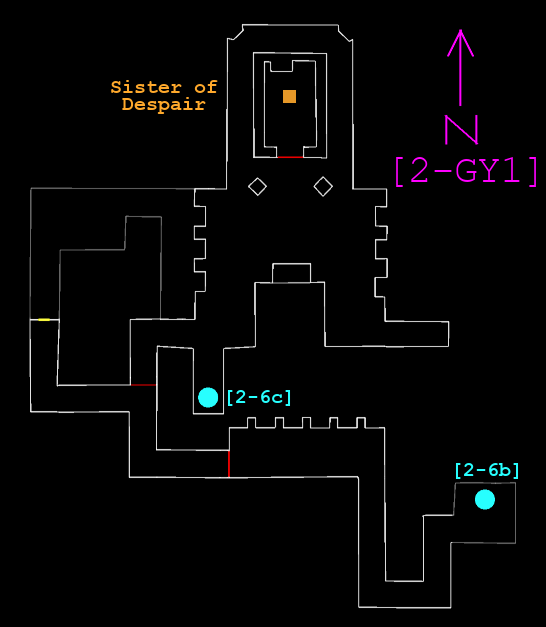
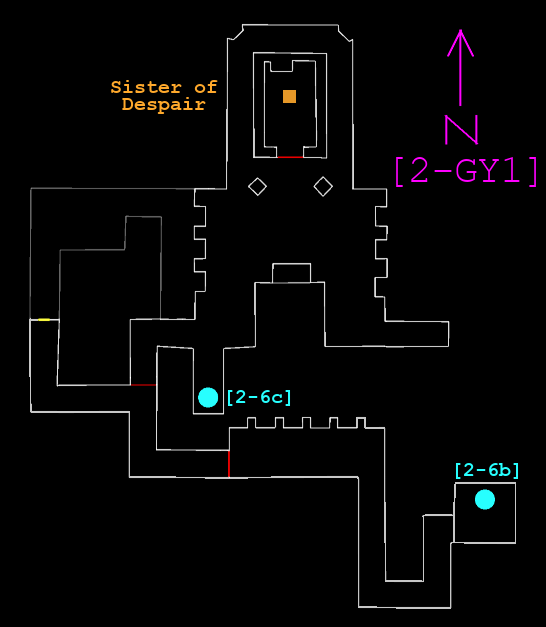
Two versions of the same layered image (546px x 627px). Layer-by-layer changes:
painted on "Pasted Layer" over bbox(29, 318, 516, 609)